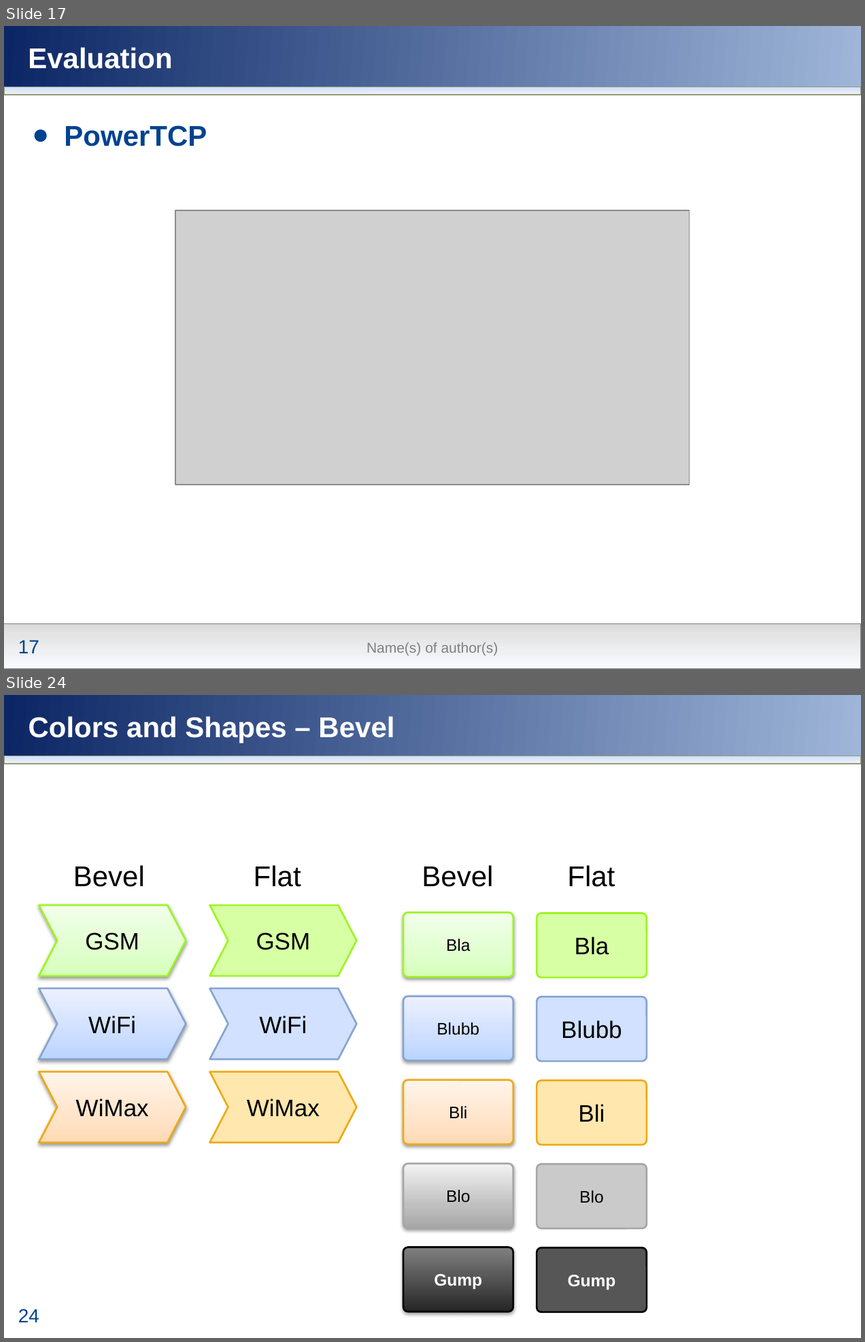
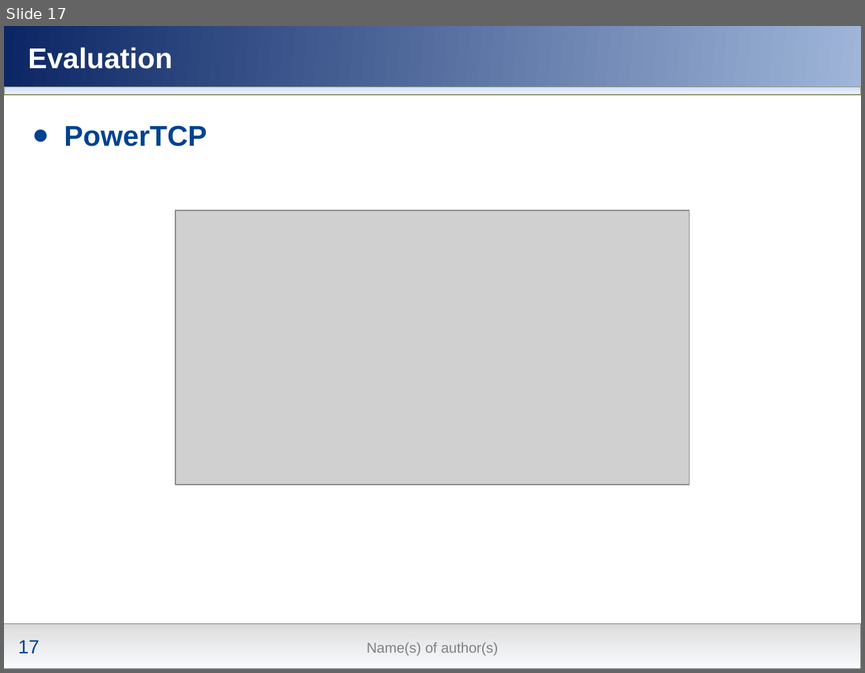
Before and after one commit to nochlachstdu/Seminararbeit, a slide deck: Modern_Congestion_Control.pptx. Shown one above the other, each under a label of ours: slides 17 and 24 before the commit, slide 17 after it; the slides between them are not shown. The pictures are 865x1342 and 865x673 pixels, drawn with LibreOffice and Linux fonts; fonts in the diff are those of the drawing; grey boxes stand for pictures; background and template pictures are left out. Boxes give left, top, right and bottom in pixels: in the first picture for what was removed or moved away, otherwise in the second. Text is boxed around its words. In the diff, an @@ line names an element or a change of style, - is before the commit and + after.

```diff
--- a/Modern_Congestion_Control.pptx
+++ b/Modern_Congestion_Control.pptx
@@ slide 24 removed at box(4, 695, 861, 1338), background gradient #00418F to #5677C1; not listed: 6 template elements that a slide beside it also shows @@
@@ title removed at box(28, 716, 394, 743) @@
-Colors and Shapes – Bevel
@@ text removed at box(73, 865, 145, 887) @@
-Bevel
@@ text removed at box(254, 865, 301, 887) @@
-Flat
@@ text removed at box(422, 865, 493, 887) @@
-Bevel
@@ text removed at box(567, 865, 615, 887) @@
-Flat
@@ chevron removed at box(39, 905, 186, 975) @@
-GSM
@@ chevron removed at box(209, 905, 356, 975) @@
-GSM
@@ rounded rectangle removed at box(403, 913, 513, 977) @@
-Bla
@@ rounded rectangle removed at box(537, 913, 647, 977) @@
-Bla
@@ chevron removed at box(39, 988, 186, 1059) @@
-WiFi
@@ chevron removed at box(209, 988, 356, 1059) @@
-WiFi
@@ rounded rectangle removed at box(403, 996, 513, 1060) @@
-Blubb
@@ rounded rectangle removed at box(537, 997, 647, 1061) @@
-Blubb
@@ chevron removed at box(39, 1071, 186, 1141) @@
-WiMax
@@ chevron removed at box(209, 1071, 356, 1141) @@
-WiMax
@@ rounded rectangle removed at box(403, 1080, 513, 1144) @@
-Bli
@@ rounded rectangle removed at box(537, 1080, 647, 1144) @@
-Bli
@@ rounded rectangle removed at box(403, 1164, 513, 1228) @@
-Blo
@@ rounded rectangle removed at box(537, 1164, 647, 1228) @@
-Blo
@@ rounded rectangle removed at box(403, 1246, 513, 1311) @@
-Gump
@@ rounded rectangle removed at box(537, 1248, 647, 1312) @@
-Gump
@@ rectangle removed at box(4, 1288, 861, 1338) @@
```
Also in this commit, not shown: 14 other slides removed.
